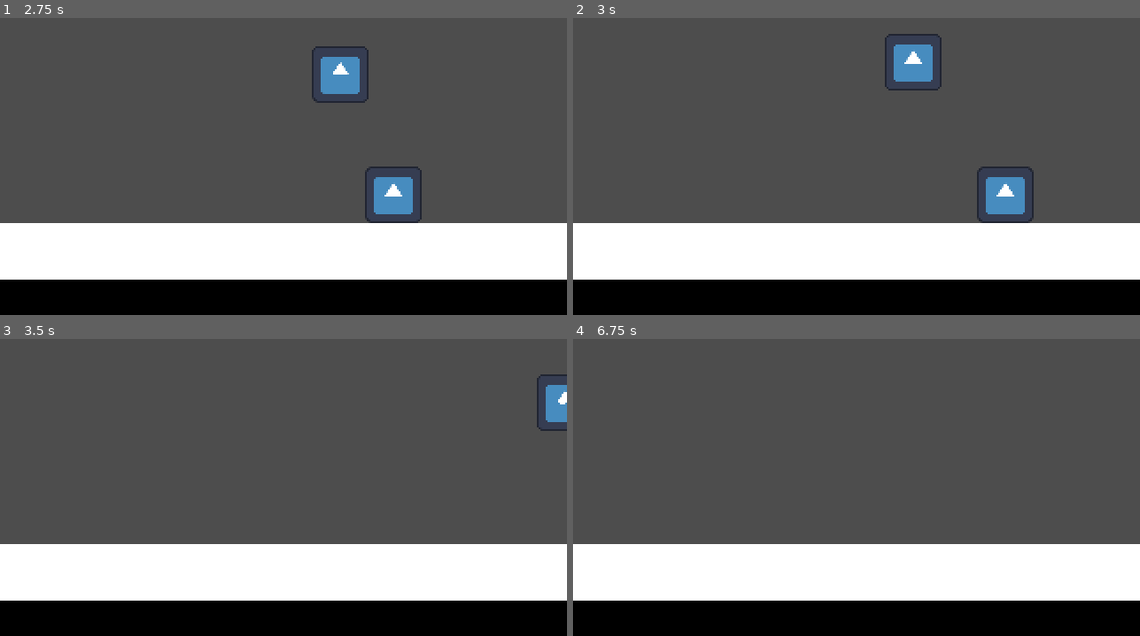
Above: before the commit, frames 1-4 (two rows, left to right).
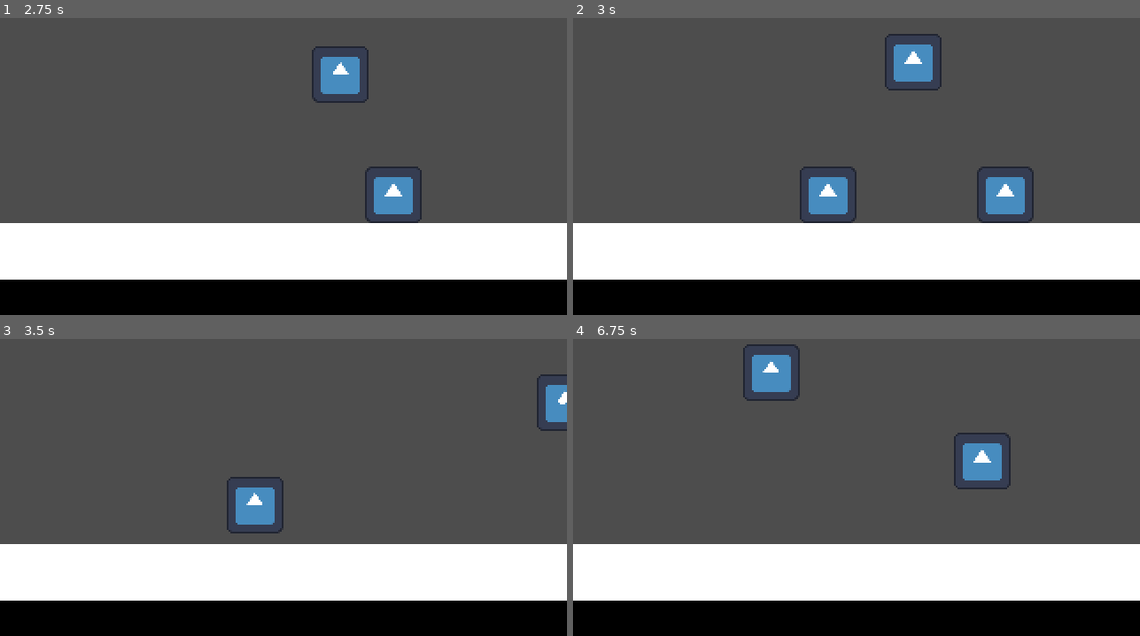
Above: after the commit, the same moments.

Repository: YhagoTomasini/BUbbling_Up
Game: Godot game, scene res://level/level.tscn
The game is run twice, just before and just after one commit, with the same random seed, the same clock (stepped at 60 frames per second) and the same inputs. The engine's default icon, where the game draws it, is replaced by a stand-in: a white triangle on a blue panel in a dark square.
Inputs (mouse positions are in pixels of both pictures, inside the frame that each line leads up to):
- Up to frame 1 (2.75 s): move the mouse to (408, 139) at 0.52 s; hold D (right) 0.53-2.03 s; click (408, 139) at 0.67 s; tap Space (jump) at 0.77, 1.52 s; move the mouse to (170, 172) at 1.27 s; click (170, 172) at 1.42 s; move the mouse to (340, 86) at 2.02 s; hold A (left) from 2.03 s (still down); click (340, 86) at 2.17 s
- Up to frame 2 (3 s): move the mouse to (828, 219) at 2.77 s; release A (left) at 2.78 s; hold D (right) from 2.78 s (still down); click (828, 219) at 2.92 s
- Up to frame 3 (3.5 s): keep holding D (right); tap Space (jump) at 3.02 s
- Up to frame 4 (6.75 s): move the mouse to (1026, 523) at 3.52 s; click (1026, 523) at 3.67 s; tap Space (jump) at 3.77, 4.52, 6.02 s; move the mouse to (686, 428) at 4.27 s; release D (right) at 4.28 s; hold A (left) 4.28-5.03 s; click (686, 428) at 4.42 s; move the mouse to (884, 475) at 5.02 s; hold D (right) 5.03-5.78 s; click (884, 475) at 5.17 s; move the mouse to (771, 398) at 5.77 s; hold A (left) from 5.78 s (still down); click (771, 398) at 5.92 s; move the mouse to (981, 460) at 6.52 s; click (981, 460) at 6.67 s

Frame 1 is identical in both runs. In frame 2, 1.1% of the frame differs, in the area x 40-50%, y 50-70%; in frame 3, 1.1%; in frame 4, 2.2%, in the area x 30-78%, y 1-51%.

Commit message:
fixed max amount of bubbles

Diff:
--- a/scenes/game.gd
+++ b/scenes/game.gd
@@ -8,11 +8,15 @@
 func _input(event: InputEvent) -> void:
 	if event is InputEventMouseButton and event.button_index == MOUSE_BUTTON_LEFT and event.pressed:
 		spawn_bubble(event.position)
+		print(current_bubbles)
 
 func spawn_bubble(position: Vector2) -> void:
 	# Check if the number of bubbles has reached the limit
 	if current_bubbles.size() >= max_bubbles:
-		return
+		var oldest_bubble = current_bubbles[0] # Get the first bubble in the array
+		if is_instance_valid(oldest_bubble):
+			oldest_bubble.queue_free() # Remove it from the scene tree
+		current_bubbles.remove_at(0) # Remove it from the tracking array
 
 	# Instantiate the bubble
 	var bubble = bubble_scene.instantiate()
